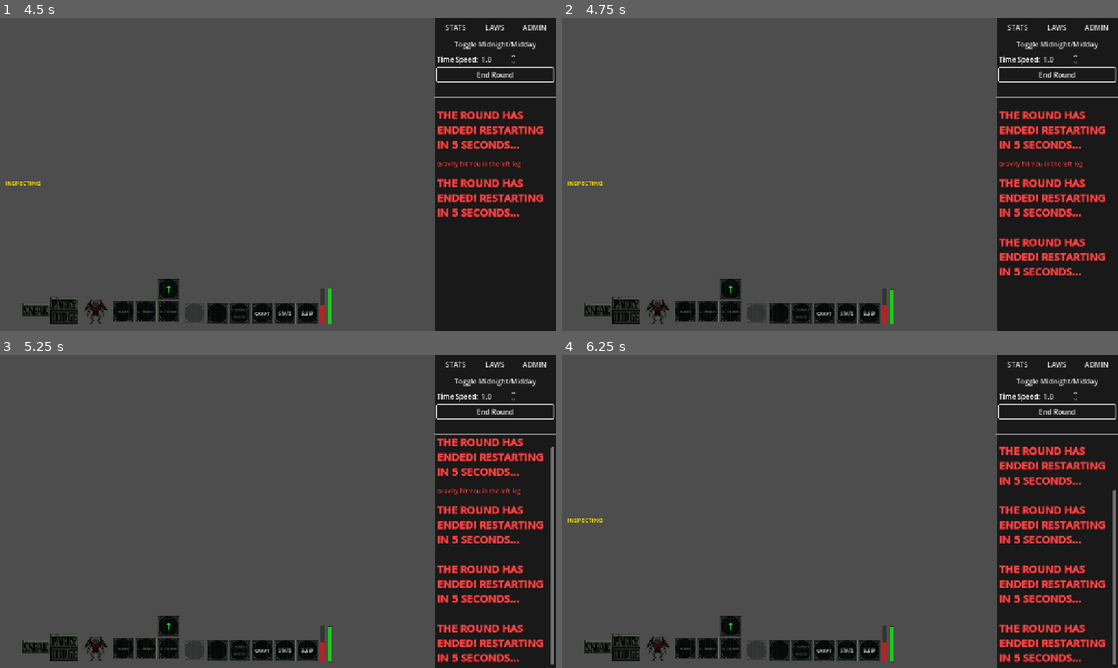
Above: before the commit, frames 1-4 (two rows, left to right).
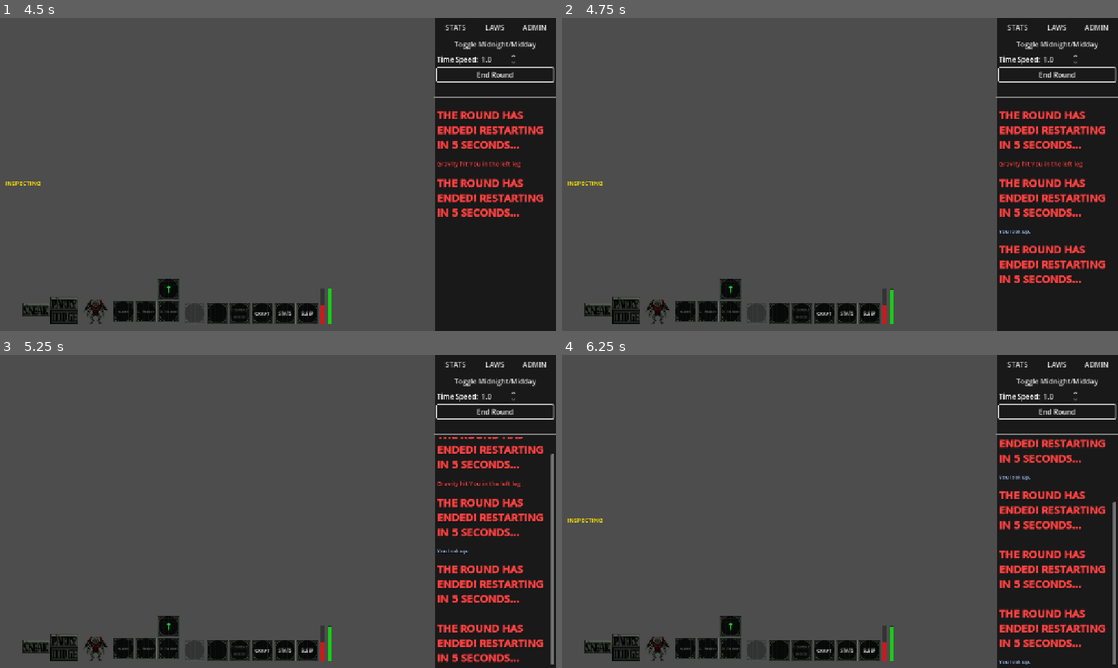
Above: after the commit, the same moments.

Repository: zakanater19/godot-roguetown
Game: Godot game, scene res://scenes/player.tscn
Same seed, same stepped clock (60 frames per second), same inputs: the game is played once before the commit and once after it. This scene is started directly instead of the project's main scene.
Inputs (mouse positions are in pixels of both pictures, inside the frame that each line leads up to):
- Up to frame 1 (4.5 s): click "STATS" at 0.5 s; click "LAWS" at 1.25 s; click "ADMIN" at 2 s; click "Toggle Midnight/Midday" at 2.75 s; click "End Round" at 3.5 s; tap Enter at 4.25 s; move the mouse to (400, 158) at 4.27 s; hold D from 4.28 s (still down); hold Shift from 4.28 s (still down); click (400, 158) at 4.42 s
- Up to frame 2 (4.75 s): keep holding D; keep holding Shift; tap Space at 4.52 s; tap F at 4.55 s
- Up to frame 3 (5.25 s): release D at 5 s; release Shift at 5 s; tap Space at 5 s; drag from (166, 527) to (250, 574) at 5.02 s
- Up to frame 4 (6.25 s): tap Enter at 5.75 s; move the mouse to (895, 442) at 5.77 s; hold D from 5.78 s (still down); hold Shift from 5.78 s (still down); click (895, 442) at 5.92 s; tap F at 6.05 s

Frame 1 is identical in both runs. In frame 2, 1.8% of the frame differs, in the area x 78-98%, y 67-85%; in frame 3, 3.7%; in frame 4, 5.6%, in the area x 78-100%, y 26-99%.

Commit message:
some small changes

Diff:
--- a/scripts/core/player.gd
+++ b/scripts/core/player.gd
@@ -810,6 +810,7 @@
 						Sidebar.add_message("[color=#ffaaaa]there is something blocking your view above[/color]")
 					else:
 						view_z_level = z_level + 1
+						Sidebar.add_message("[color=#aaccff]You look up.[/color]")
 			get_viewport().set_input_as_handled()
 			return
 
@@ -913,12 +914,7 @@
 		_face_toward(mouse_world)
 
 		if hands[active_hand] != null and throwing_mode:
-			if exhausted: Sidebar.add_message("[color=#ffaaaa]You are too exhausted to throw![/color]")
-			else:
-				if stamina < 5.0:
-					exhausted = true; Sidebar.add_message("[color=#ffaaaa]You overexerted yourself![/color]")
-				_spend_stamina(5.0)
-				_throw_held_object(mouse_world)
+			_throw_held_object(mouse_world)
 		else: _use_held_object(mouse_world)
 
 @rpc("any_peer", "call_remote", "reliable")
--- a/scripts/defines/combat_defs.gd
+++ b/scripts/defines/combat_defs.gd
@@ -64,7 +64,7 @@
 # ---------------------------------------------------------------------------
 const STAMINA_MAX:                  float = 100.0  # starting and maximum stamina
 const STAMINA_REGEN_DELAY:          float = 5.0    # seconds after exertion before regen starts
-const STAMINA_REGEN_RATE:           float = 1.0    # stamina per second during regen
+const STAMINA_REGEN_RATE:           float = 4.0    # stamina per second during regen
 const STAMINA_EXHAUSTION_THRESHOLD: float = 10.0   # stamina must reach this to clear exhausted
 const STAMINA_EXERTION_COST:        float = 5.0    # stamina spent per physical action
 
--- a/scripts/net/game_version.gd
+++ b/scripts/net/game_version.gd
@@ -5,7 +5,7 @@
 ## that a PCK patch alone cannot fix (i.e. any .gd change, new node types, etc.).
 ## Clients with a different APP_VERSION are told to download the new executable
 ## rather than being patched — preventing crashes from script/binary mismatches.
-const APP_VERSION: String = "1775370518"
+const APP_VERSION: String = "1775406479"
 
 ## Directories whose .tres files are included in both the version hash AND the
 ## server PCK.  Keep this list in sync with _stage_res_dir_recursive's allowed[].
--- a/scripts/player/playerbackend.gd
+++ b/scripts/player/playerbackend.gd
@@ -83,7 +83,7 @@
 			desc += "\n[color=gray]" + slot + ":[/color] " + item
 
 	if is_me and player.body != null:
-		var limb_display: Array = [["head", "head"], ["chest", "chest"], ["r_arm", "right arm"], ["l_arm", "left arm"], ["r_leg", "right leg"], ["l_leg", "left leg"]]
+		var limb_display: Array = [["head", "head"], ["chest", "chest"], ["r_arm", "right arm"],["l_arm", "left arm"], ["r_leg", "right leg"],["l_leg", "left leg"]]
 		for entry in limb_display:
 			var limb_key: String   = entry[0]
 			var limb_label: String = entry[1]
@@ -171,7 +171,7 @@
 			show_inspect_text(short_desc, detailed_desc)
 		return
 
-	for group in ["pickable", "minable_object", "inspectable", "choppable_object", "door", "breakable_object"]:
+	for group in["pickable", "minable_object", "inspectable", "choppable_object", "door", "breakable_object"]:
 		var best: Node = null
 		best_dist = INF
 		for obj in player.get_tree().get_nodes_in_group(group):
@@ -252,13 +252,20 @@
 func check_stamina_regen(delta: float) -> void:
 	if not player._is_local_authority():
 		return
-	var current_time = Time.get_ticks_msec() / 1000.0
-	if current_time - player.last_exertion_time >= CombatDefs.STAMINA_REGEN_DELAY:
-		if player.stamina < player.max_stamina:
-			player.stamina = clamp(player.stamina + (delta * CombatDefs.STAMINA_REGEN_RATE), 0.0, player.max_stamina)
-			if player.exhausted and player.stamina >= CombatDefs.STAMINA_EXHAUSTION_THRESHOLD:
-				player.exhausted = false
-				Sidebar.add_message("[color=#aaffaa]You have caught your breath.[/color]")
+
+	if player.combat_mode:
+		player.stamina = clamp(player.stamina - (delta * 0.25), 0.0, player.max_stamina)
+		if player.stamina <= 0.0 and not player.exhausted:
+			player.exhausted = true
+			Sidebar.add_message("[color=#ffaaaa]You overexerted yourself![/color]")
+	else:
+		var current_time = Time.get_ticks_msec() / 1000.0
+		if current_time - player.last_exertion_time >= CombatDefs.STAMINA_REGEN_DELAY:
+			if player.stamina < player.max_stamina:
+				player.stamina = clamp(player.stamina + (delta * CombatDefs.STAMINA_REGEN_RATE), 0.0, player.max_stamina)
+				if player.exhausted and player.stamina >= CombatDefs.STAMINA_EXHAUSTION_THRESHOLD:
+					player.exhausted = false
+					Sidebar.add_message("[color=#aaffaa]You have caught your breath.[/color]")
 
 # ===========================================================================
 # Offsets Loading
@@ -329,7 +336,7 @@
 	if clothing_offsets.has(item_name) and clothing_offsets[item_name].has(facing_name):
 		var entry = clothing_offsets[item_name][facing_name]
 		return {
-			"offset": Vector2(float(entry.get("offset", [0, 0])[0]), float(entry.get("offset", [0, 0])[1])),
+			"offset": Vector2(float(entry.get("offset", [0, 0])[0]), float(entry.get("offset",[0, 0])[1])),
 			"scale":  float(entry.get("scale", 1.0))
 		}
 	return {"offset": Vector2.ZERO, "scale": 1.0}
